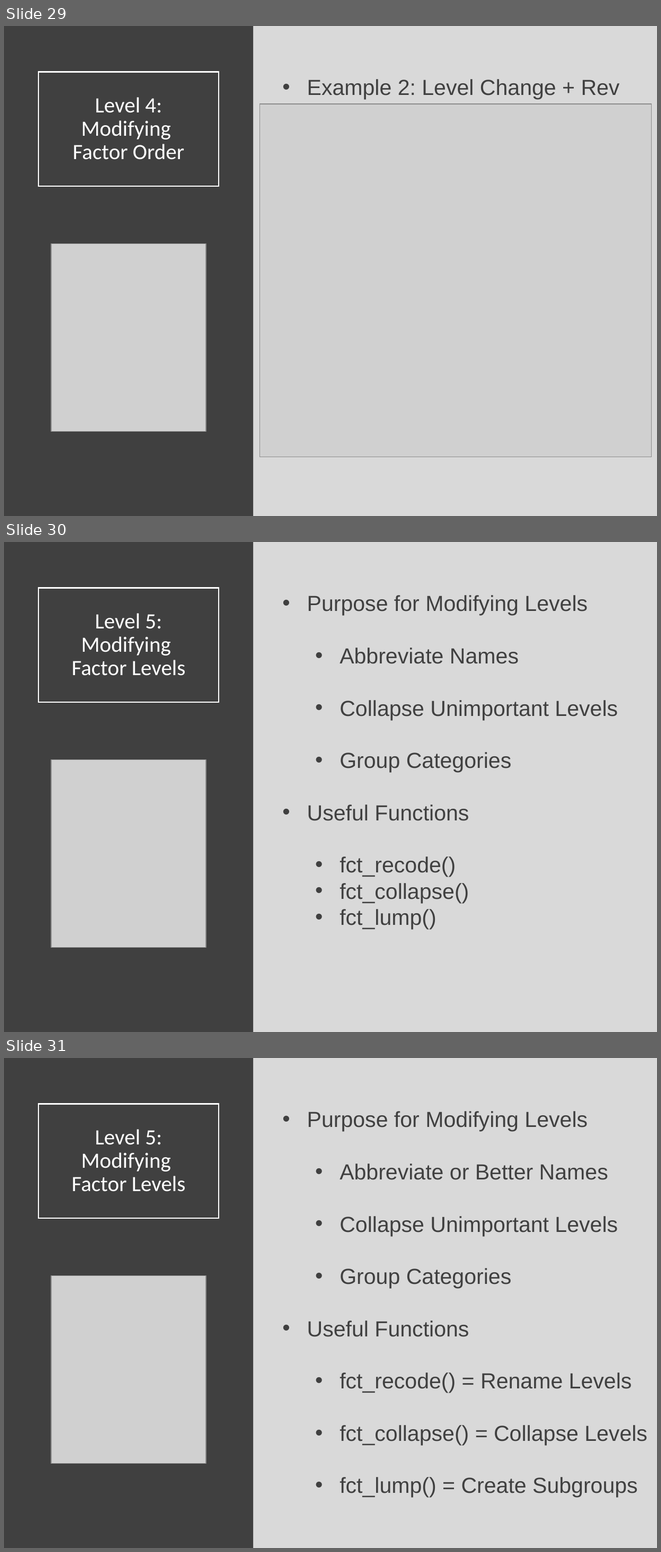
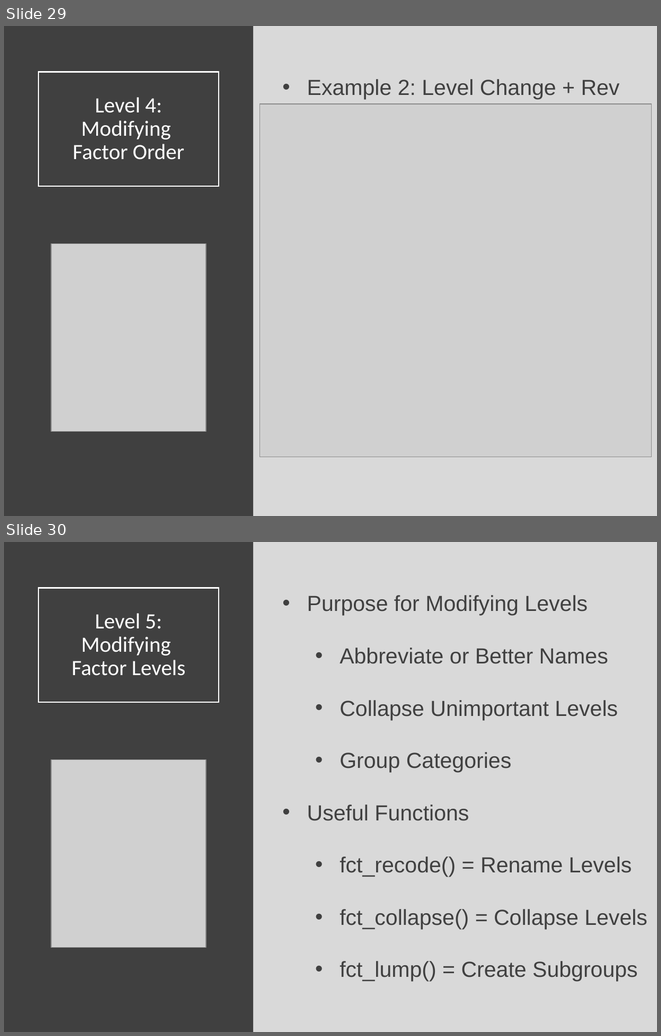
Before and after one commit to Yixf-Self/STOR320_WEBSITE, a slide deck: Lecture/Lecture 17/Lecture 17.pptx. Shown one above the other, each under a label of ours: slides 29, 30 and 31 before the commit, slides 29 and 30 after it. The pictures are 661x1552 and 661x1036 pixels, drawn with LibreOffice and Linux fonts; fonts in the diff are those of the drawing; grey boxes stand for pictures. Boxes give left, top, right and bottom in pixels: in the first picture for what was removed or moved away, otherwise in the second. Text is boxed around its words. In the diff, an @@ line names an element or a change of style, - is before the commit and + after.

Commit message:
Lecture 17 Commit

```diff
--- a/Lecture/Lecture 17/Lecture 17.pptx
+++ b/Lecture/Lecture 17/Lecture 17.pptx
@@ slide 30 removed at box(4, 542, 657, 1032), background #D9D9D9 @@
@@ rectangle removed at box(4, 542, 254, 1032) @@
@@ title removed at box(38, 588, 219, 702) @@
-Level 5:
-Modifying
-Factor Levels
@@ text removed at box(307, 595, 618, 929) @@
-• Purpose for Modifying Levels
-  • Abbreviate Names
-  • Collapse Unimportant Levels
-  • Group Categories
-• Useful Functions
-  • fct_recode()
-  • fct_collapse()
-  • fct_lump()
@@ picture removed at box(51, 759, 206, 947) @@
@@ what was slide 31 is now slide 30 @@
```
Also in this commit, not shown: 7 other files.
